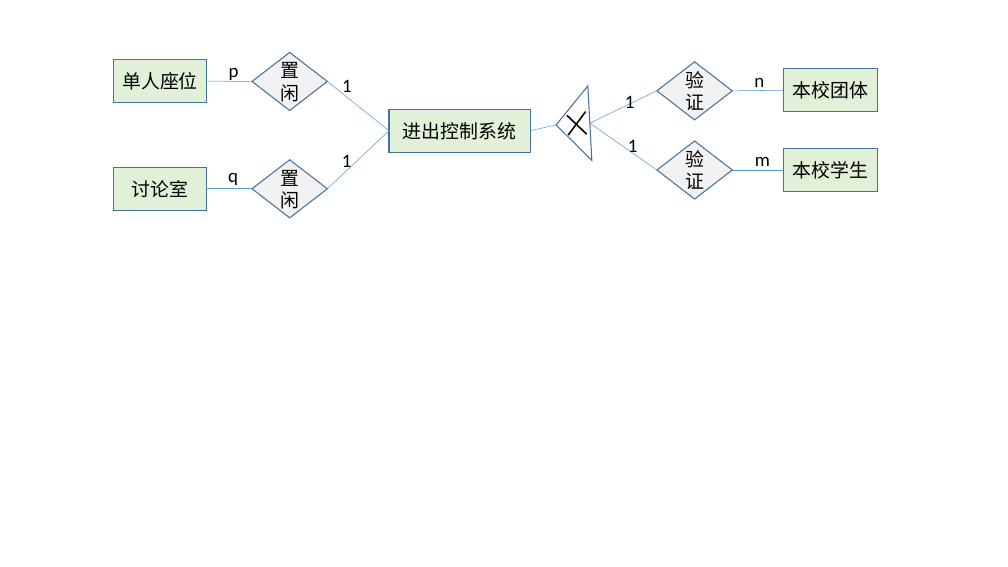
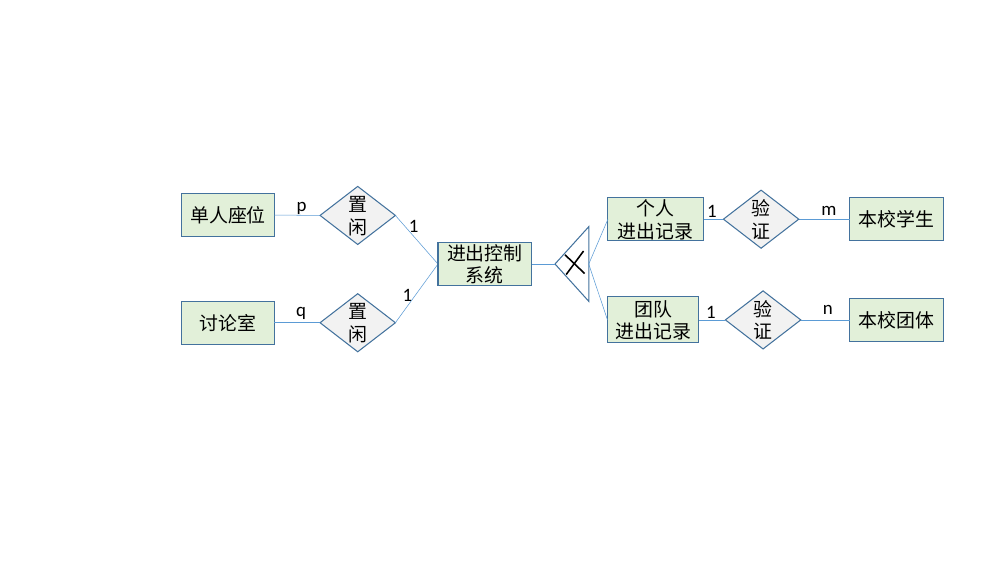
Before and after one commit to huangqiuyu/Database_BUAA, a slide deck: slide 11 of ours/E-R图初稿.pptx. Drawn at 1008x567 pixels with LibreOffice and Linux fonts; fonts in the diff are those of the drawing. Boxes give left, top, right and bottom in pixels: in the first picture for what was removed or moved away, otherwise in the second. Text is boxed around its words. In the diff, an @@ line names an element or a change of style, - is before the commit and + after.

```diff
--- a/ours/E-R图初稿.pptx
+++ b/ours/E-R图初稿.pptx
@@ line removed from (530, 131) to (557, 125) @@
@@ text "p": place and size @@
-text "p" at <box>229,68,239,82</box>
+text "p" at <box>297,202,307,216</box>
@@ rectangle added at <box>608,197,703,241</box>, fill #E2F0D9, outline #43739E 1 pt, 18 pt, text #000000 @@
+个人
+进出记录
@@ text "1": place and size @@
-text "1" at <box>628,139,638,157</box>
+text "1" at <box>707,205,717,220</box>
@@ line moved from (327, 82) - (389, 131) to (395, 216) - (438, 264) @@
@@ text "1": place and size @@
-text "1" at <box>342,80,352,97</box>
+text "1" at <box>409,219,419,237</box>
@@ flow chart merge at <box>555,227,589,302</box>: rotation 86 to 90 degrees @@
@@ line added from (608, 219) to (589, 264), #5B9BD5 0.5 pt @@
@@ line moved from (590, 123) - (657, 170) to (703, 219) - (724, 219) @@
@@ 1 rectangle, 1 text, 1 diamond, 1 line: place and size @@
-1 rectangle, 1 text, 1 diamond, 1 line at <box>657,141,878,199</box>
+1 rectangle, 1 text, 1 diamond, 1 line at <box>724,191,944,249</box>
@@ line moved from (327, 189) - (389, 131) to (395, 323) - (438, 264) @@
@@ rectangle "进出控制系统": place and size @@
-rectangle "进出控制系统" at <box>389,109,531,152</box>
+rectangle "进出控制系统" at <box>438,243,532,286</box>
@@ line added from (532, 264) to (555, 264), #5B9BD5 0.5 pt @@
@@ line moved from (567, 116) - (587, 134) to (565, 255) - (585, 274) @@
@@ line moved from (586, 112) - (569, 135) to (584, 251) - (566, 274) @@
@@ line added from (608, 320) to (589, 264), #5B9BD5 0.5 pt @@
@@ text "1": place and size @@
-text "1" at <box>342,154,352,172</box>
+text "1" at <box>403,289,413,306</box>
@@ rectangle added at <box>608,297,699,343</box>, fill #E2F0D9, outline #43739E 1 pt, 18 pt, text #000000 @@
+团队
+进出记录
@@ text "1": place and size @@
-text "1" at <box>625,95,635,108</box>
+text "1" at <box>706,306,716,321</box>
@@ rectangle "本校团体": place and size @@
-rectangle "本校团体" at <box>783,69,878,112</box>
+rectangle "本校团体" at <box>850,298,944,341</box>
@@ 2 diamonds, 2 rectangles, 2 lines, 1 text: place and size @@
-2 diamonds, 2 rectangles, 2 lines, 1 text at <box>113,52,327,218</box>
+2 diamonds, 2 rectangles, 2 lines, 1 text at <box>181,187,395,352</box>
@@ line moved from (590, 123) - (657, 91) to (699, 320) - (726, 320) @@
@@ 1 diamond, 1 text, 1 line: place and size @@
-1 diamond, 1 text, 1 line at <box>657,62,783,120</box>
+1 diamond, 1 text, 1 line at <box>726,291,850,349</box>
```
Also in this commit, not shown: 3 other slides changed, 2 other files.
